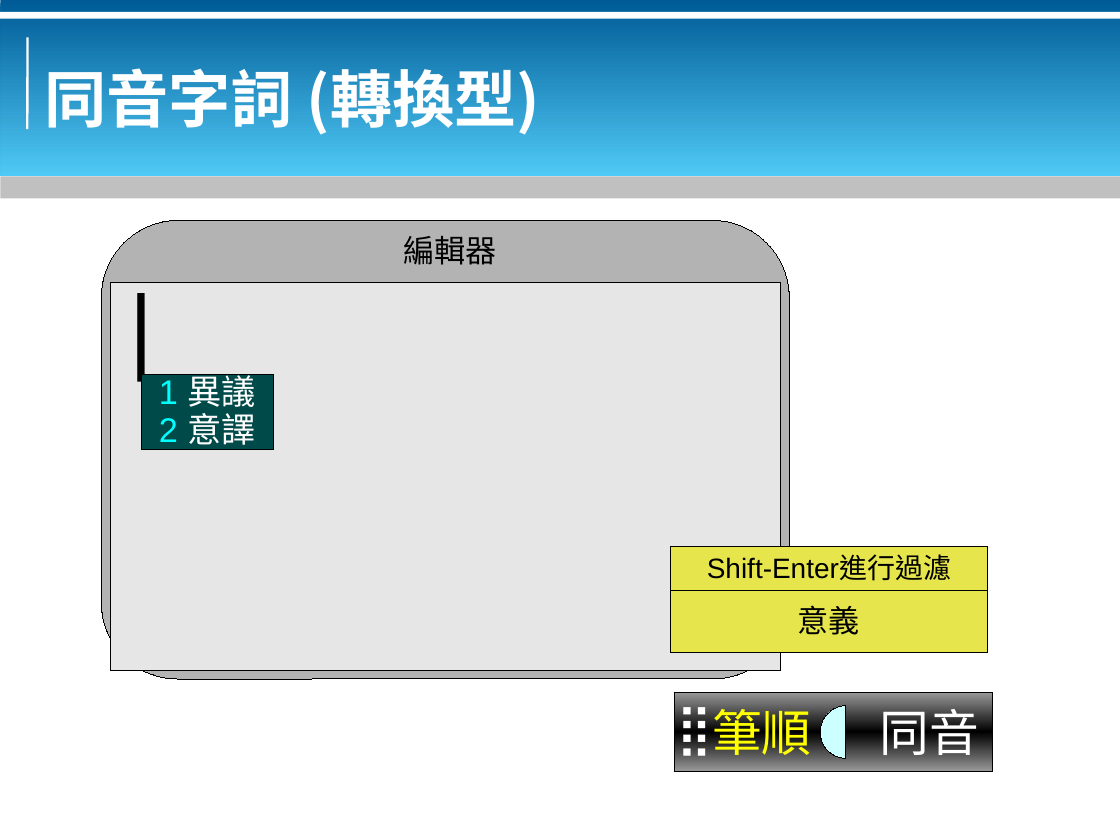
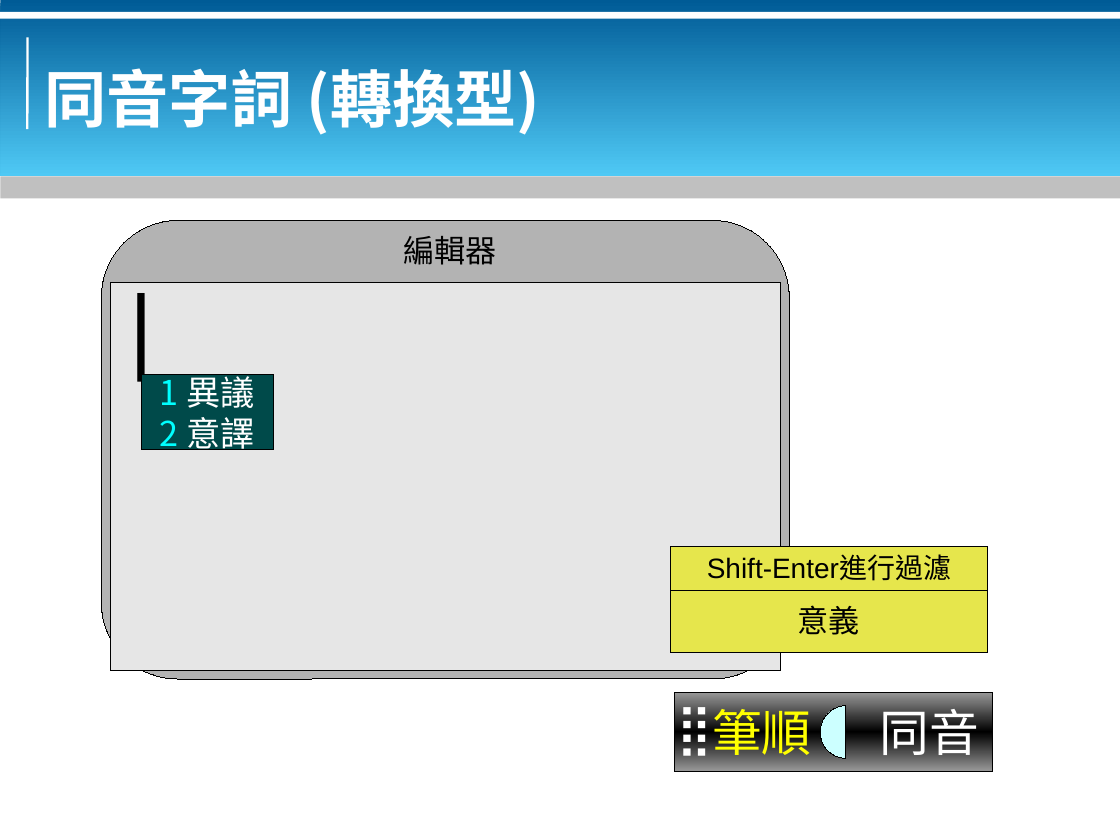
Before and after one commit to bluebat/.presentations, a slide deck: slide 10 of concept-of-output-filters-for-input-method.odp. Drawn at 1120x840 pixels with LibreOffice and Linux fonts; fonts in the diff are those of the drawing; background and template pictures are left out. Boxes give left, top, right and bottom in pixels: in the first picture for what was removed or moved away, otherwise in the second. Text is boxed around its words. In the diff, an @@ line names an element or a change of style, - is before the commit and + after.

```diff
--- a/concept-of-output-filters-for-input-method.odp
+++ b/concept-of-output-filters-for-input-method.odp
@@ rectangle "1 異議" at (141, 375, 273, 450): font Arial to Noto Sans CJK SC; line spacing 0.93 to 1 @@
```
Also in this commit, not shown: 2 other slides changed, 1 slide added, 1 other file.
